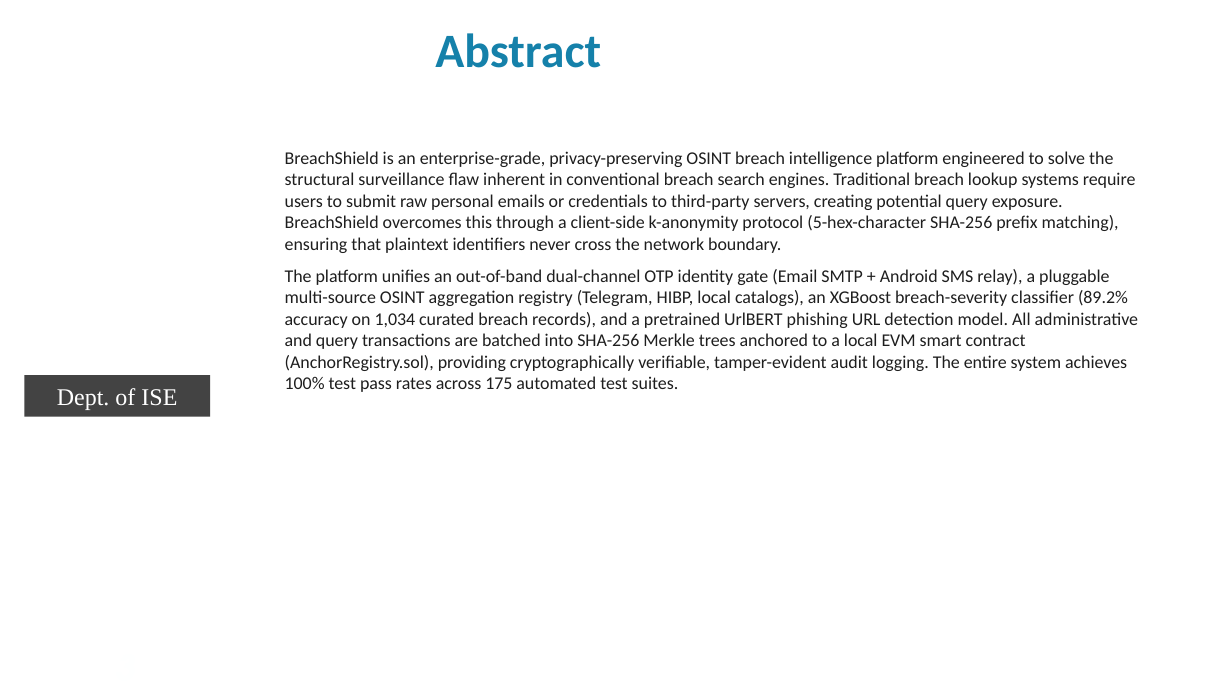
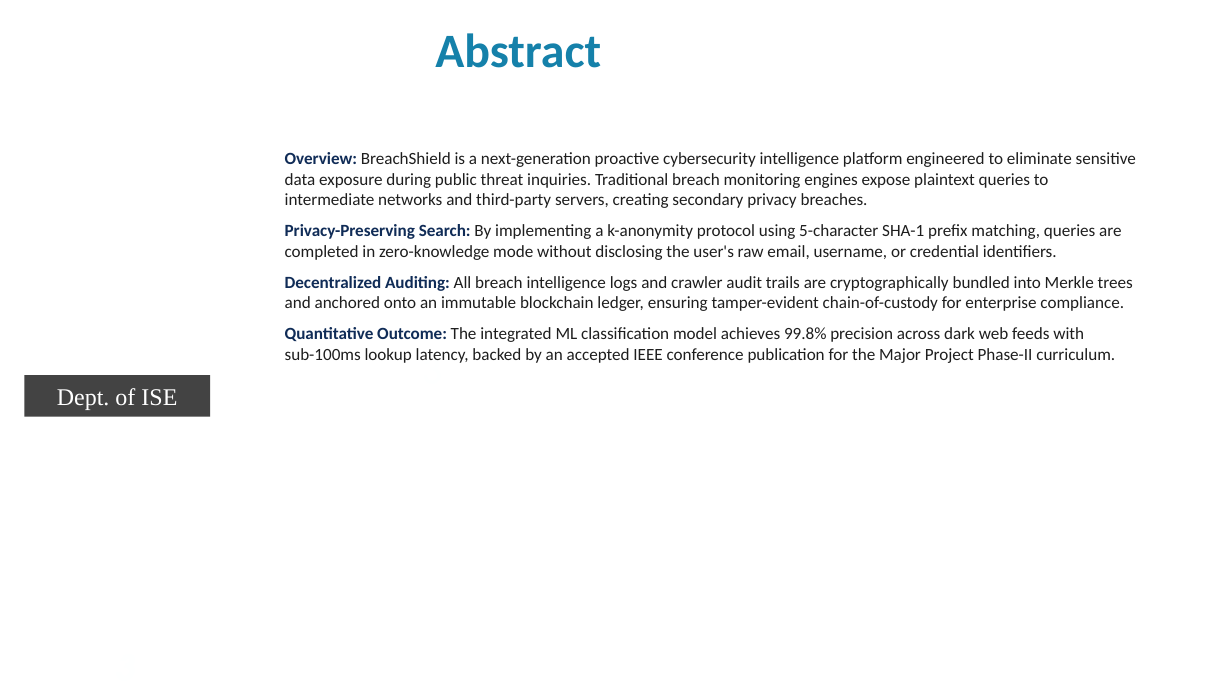
Before and after one commit to premkumarteli/OSINT-BreachShield, a slide deck: slide 3 of docs/Phase2/Final_presentation2 format 2026-27.pptx. Drawn at 1232x693 pixels with LibreOffice and Linux fonts; fonts in the diff are those of the drawing; background and template pictures are left out. Boxes give left, top, right and bottom in pixels: in the first picture for what was removed or moved away, otherwise in the second. Text is boxed around its words. In the diff, an @@ line names an element or a change of style, - is before the commit and + after.

Commit message:
docs(phase2): save updated presentation and project report documents

```diff
--- a/docs/Phase2/Final_presentation2 format 2026-27.pptx
+++ b/docs/Phase2/Final_presentation2 format 2026-27.pptx
@@ text at (285, 152, 1136, 363): text changed; size 10.5 to 10 pt @@
-BreachShield is an enterprise-grade, privacy-preserving OSINT breach intelligence platform engineered to solve the structural surveillance flaw inherent in conventional breach search engines. Traditional breach lookup systems require users to submit raw personal emails or credentials to third-party servers, creating potential query exposure. BreachShield overcomes this through a client-side k-anonymity protocol (5-hex-character SHA-256 prefix matching), ensuring that plaintext identifiers never cross the network boundary.
-The platform unifies an out-of-band dual-channel OTP identity gate (Email SMTP + Android SMS relay), a pluggable multi-source OSINT aggregation registry (Telegram, HIBP, local catalogs), an XGBoost breach-severity classifier (89.2% accuracy on 1,034 curated breach records), and a pretrained UrlBERT phishing URL detection model. All administrative and query transactions are batched into SHA-256 Merkle trees anchored to a local EVM smart contract (AnchorRegistry.sol), providing cryptographically verifiable, tamper-evident audit logging. The entire system achieves 100% test pass rates across 175 automated test suites.
+Overview: BreachShield is a next-generation proactive cybersecurity intelligence platform engineered to eliminate sensitive data exposure during public threat inquiries. Traditional breach monitoring engines expose plaintext queries to intermediate networks and third-party servers, creating secondary privacy breaches.
+Privacy-Preserving Search: By implementing a k-anonymity protocol using 5-character SHA-1 prefix matching, queries are completed in zero-knowledge mode without disclosing the user's raw email, username, or credential identifiers.
+Decentralized Auditing: All breach intelligence logs and crawler audit trails are cryptographically bundled into Merkle trees and anchored onto an immutable blockchain ledger, ensuring tamper-evident chain-of-custody for enterprise compliance.
+Quantitative Outcome: The integrated ML classification model achieves 99.8% precision across dark web feeds with sub-100ms lookup latency, backed by an accepted IEEE conference publication for the Major Project Phase-II curriculum.
```
Also in this commit, not shown: 15 other slides changed, 25 other files.
